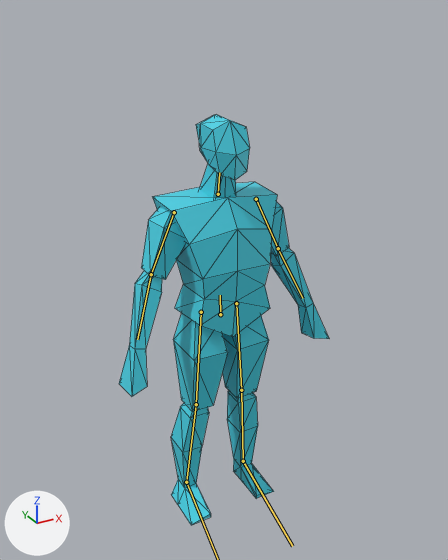
The glTF model assets/graphics/player/Player.glb as it was, and as the next commit left it.
Camera for both pictures: a camera (50 mm lens) standing at (-1.21, -2.24, 2.33) and looking at (0.04, 0.05, 1.19). The axes (+X, +Y, +Z) are drawn at lower left. The lights are the same throughout. The first picture is the older version. The bones that bend it are drawn over the model as lines. Mesh edges are drawn as thin lines.
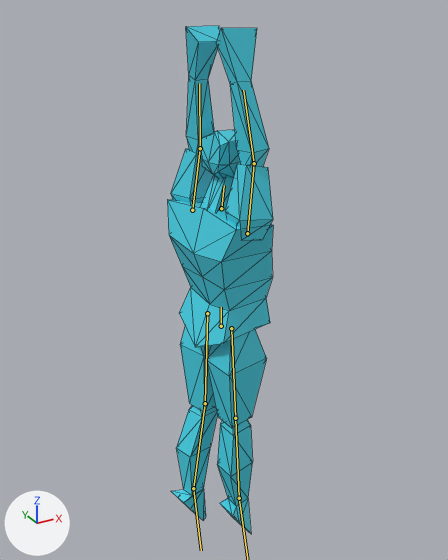
The newer file adds an action. The first version stands in its rest pose; the second is drawn at frame 6 of the action 'spin'.

The change in detail:
Bone 'body' (bone_body) moves from (0.0, 0.0, 0.0) to (0.0, -0.057, 0.004).
Bone 'body' (bone_body) turns from (0, 0, 0) to (-14, 98, -14) degrees about its own x, y and z.
Bone 'head' (bone_head) turns from (0, 0, 0) to (-4, 0, 0) degrees about its own x, y and z.
Bone 'upperarm.l' (bone_upperarm_l) turns from (0, 0, 0) to (175, -7, -19) degrees about its own x, y and z.
Bone 'lowerarm.l' (bone_lowerarm_l) turns from (0, 0, 0) to (-1, 0, 0) degrees about its own x, y and z.
Bone 'upperleg.l' (bone_upperleg_l) turns from (0, 0, 0) to (-1, -7, -5) degrees about its own x, y and z.
Bone 'lowerleg.l' (bone_lowerleg_l) turns from (0, 0, 0) to (-1, 0, 0) degrees about its own x, y and z.
Bone 'foot.l' (bone_foot_l) turns from (0, 0, 0) to (-54, 6, -6) degrees about its own x, y and z.
Bone 'upperarm.r' (bone_upperarm_r) turns from (0, 0, 0) to (170, 8, 18) degrees about its own x, y and z.
Bone 'lowerarm.r' (bone_lowerarm_r) turns from (0, 0, 0) to (2, 0, 0) degrees about its own x, y and z.
Bone 'upperleg.r' (bone_upperleg_r) turns from (0, 0, 0) to (5, -1, 3) degrees about its own x, y and z.
Bone 'lowerleg.r' (bone_lowerleg_r) turns from (0, 0, 0) to (5, 0, 1) degrees about its own x, y and z.
Bone 'foot.r' (bone_foot_r) turns from (0, 0, 0) to (-64, 1, 4) degrees about its own x, y and z.

What differs and where, as boxes (x1, y1, x2, y2) in the pictures (448 x 560 px):
'Cube', posed (49% narrower, 24% taller): before (119, 115, 329, 525); after (167, 26, 273, 534)
bone 'body', root to tip: before (220, 314) to (220, 295); after (221, 326) to (221, 307)
bone 'head', root to tip: before (218, 194) to (219, 172); after (221, 208) to (224, 185)
bone 'upperarm.l', root to tip: before (256, 199) to (278, 248); after (192, 210) to (200, 148)
bone 'lowerarm.l', root to tip: before (278, 248) to (302, 298); after (200, 148) to (199, 83)
bone 'upperleg.l', root to tip: before (236, 303) to (241, 390); after (207, 313) to (205, 403)
bone 'lowerleg.l', root to tip: before (241, 390) to (243, 461); after (205, 403) to (193, 488)
bone 'foot.l', root to tip: before (243, 461) to (292, 546); after (193, 488) to (201, 550)
bone 'upperarm.r', root to tip: before (174, 212) to (151, 274); after (247, 233) to (254, 163)
bone 'lowerarm.r', root to tip: before (151, 274) to (137, 339); after (254, 163) to (243, 90)
bone 'upperleg.r', root to tip: before (201, 312) to (196, 404); after (231, 328) to (235, 418)
bone 'lowerleg.r', root to tip: before (196, 404) to (186, 482); after (235, 418) to (239, 498)
